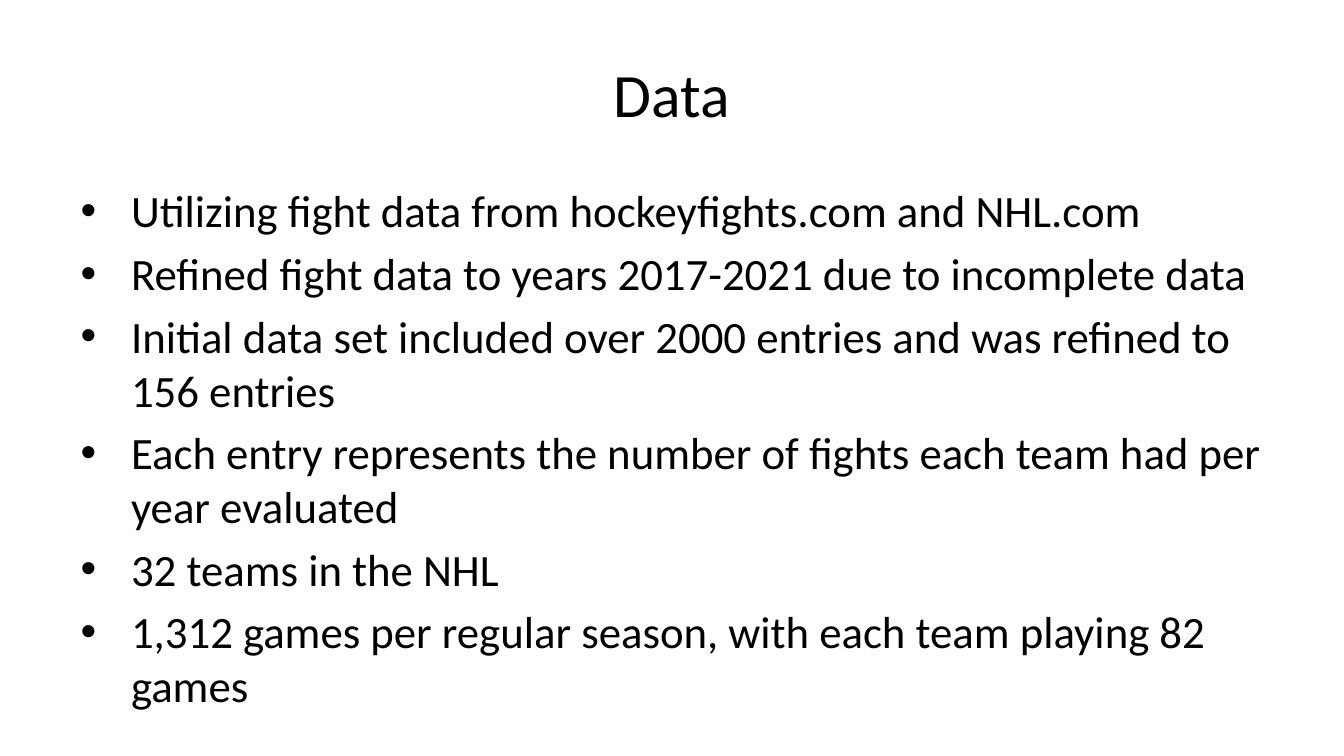
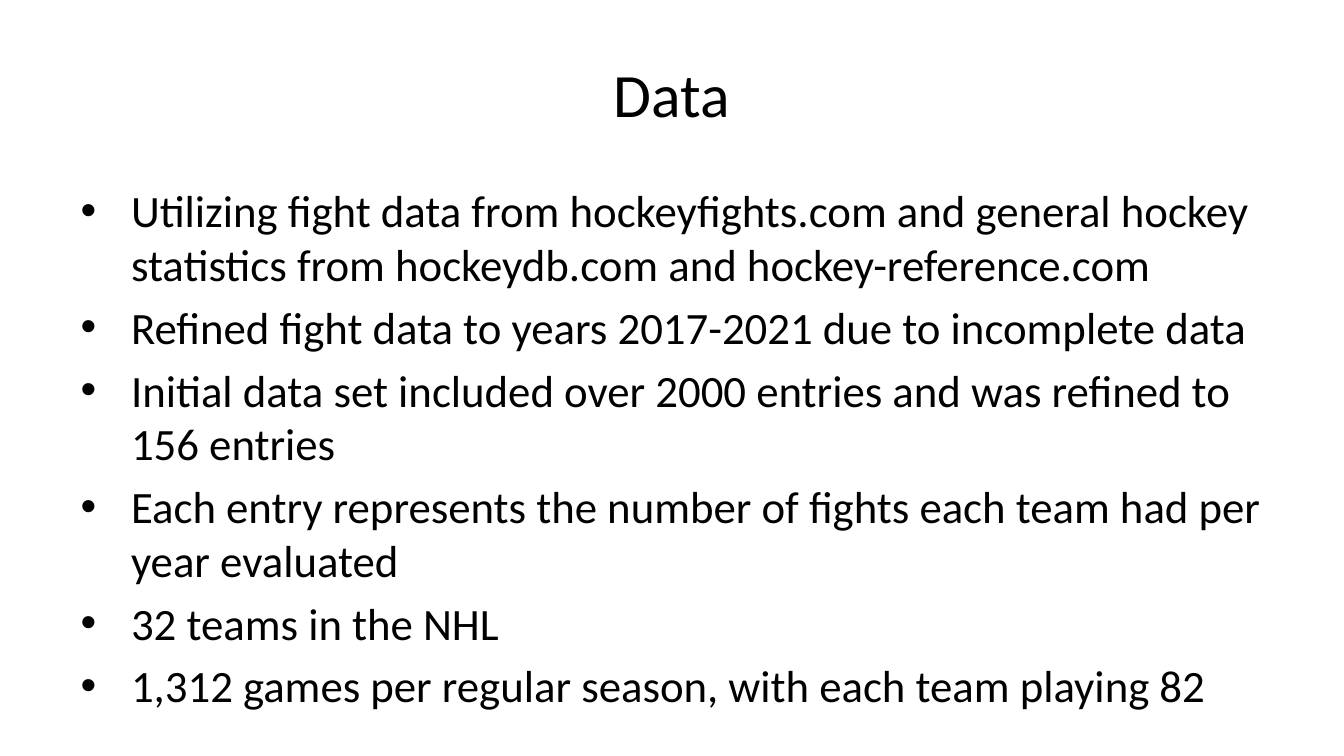
Before and after one commit to jason-nero/project-1, a slide deck: slide 4 of TermProject_Presentationv3.pptx. Drawn at 1344x756 pixels with LibreOffice and Linux fonts; fonts in the diff are those of the drawing. Boxes give left, top, right and bottom in pixels: in the first picture for what was removed or moved away, otherwise in the second. Text is boxed around its words. In the diff, an @@ line names an element or a change of style, - is before the commit and + after.

```diff
--- a/TermProject_Presentationv3.pptx
+++ b/TermProject_Presentationv3.pptx
@@ text at <box>131,196,1248,289</box>: text changed @@
-• Utilizing fight data from hockeyfights.com and NHL.com
+• Utilizing fight data from hockeyfights.com and general hockey statistics from hockeydb.com and hockey-reference.com
@@ text at <box>131,671,1204,710</box>: text changed @@
-• 1,312 games per regular season, with each team playing 82 games
+• 1,312 games per regular season, with each team playing 82
```
Also in this commit, not shown: 4 other slides changed, 1 other file.
